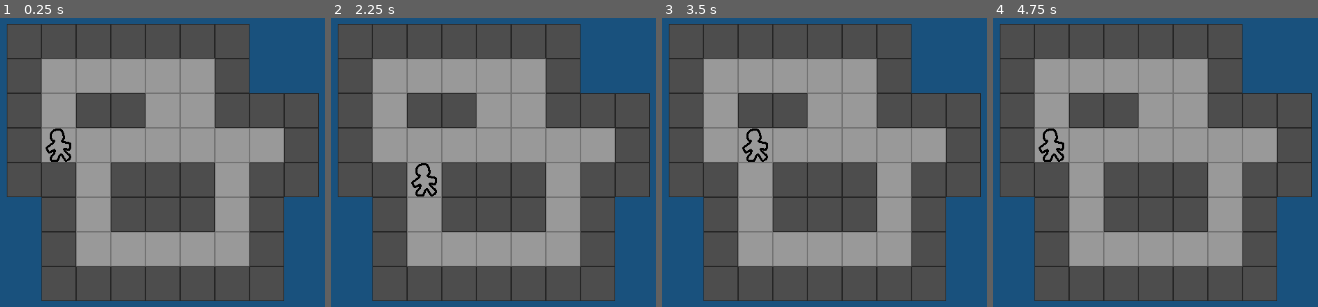
Above: before the commit, frames 1-4 (left to right).
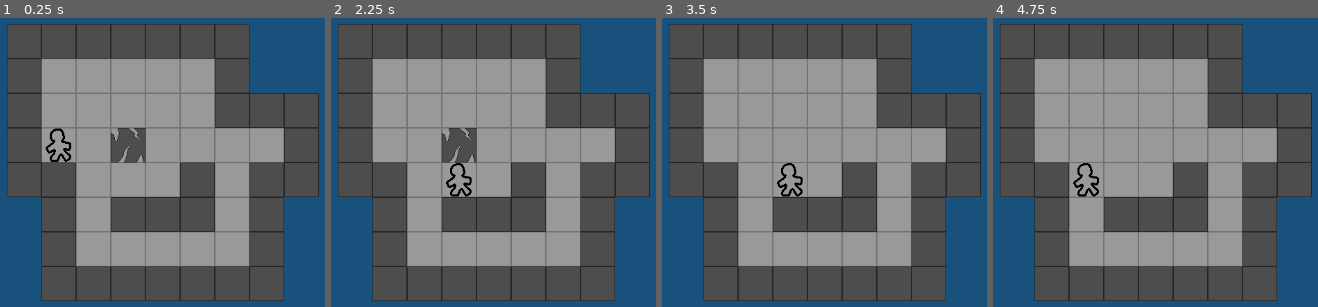
Above: after the commit, the same moments.

Repository: dyllandry/Dwarf-Spelunking
Game: Godot game, scene res://test.tscn
Same seed, same stepped clock (60 frames per second), same inputs: the game is played once before the commit and once after it.
Inputs:
- Up to frame 1 (0.25 s): no input
- Up to frame 2 (2.25 s): tap Enter at 0.5, 2 s; hold D (move_right) 0.53-1.28 s; tap Space at 1.25 s; hold S (move_down) 1.28-2.03 s; hold D (move_right) from 2.03 s (still down)
- Up to frame 3 (3.5 s): tap Space at 2.75 s; release D (move_right) at 2.78 s; hold W (move_up) from 2.78 s (still down)
- Up to frame 4 (4.75 s): tap Enter at 3.5 s; release W (move_up) at 3.53 s; hold Left (move_left) from 3.53 s (still down); tap Space at 4.25 s

The runs differ from the first frame. In frame 1, 6.2% of the frame differs, in the area x 23-56%, y 25-62%; in frame 2, 6.5%; in frame 3, 5.5%; in frame 4, 5.9%.

Commit message:
destroyable cracked walls

Diff:
--- /dev/null
+++ b/cracked_wall.gd
@@ -0,0 +1,5 @@
+extends Node2D
+
+
+func _on_static_body_2d_interacted():
+	queue_free()
--- /dev/null
+++ b/cracked_wall.tscn
@@ -0,0 +1,25 @@
+[gd_scene load_steps=5 format=3 uid="uid://bbsebv58hlct2"]
+
+[ext_resource type="Script" path="res://cracked_wall.gd" id="1_a662h"]
+[ext_resource type="Texture2D" uid="uid://chdyeq6i6clt7" path="res://assets/cracked_wall.png" id="1_g32r4"]
+[ext_resource type="Script" path="res://interactable.gd" id="2_fkghr"]
+
+[sub_resource type="RectangleShape2D" id="RectangleShape2D_v7rjn"]
+size = Vector2(50, 50)
+
+[node name="CrackedWall" type="Node2D"]
+script = ExtResource("1_a662h")
+metadata/_edit_group_ = true
+
+[node name="Sprite2D" type="Sprite2D" parent="."]
+texture = ExtResource("1_g32r4")
+
+[node name="StaticBody2D" type="StaticBody2D" parent="."]
+collision_layer = 3
+collision_mask = 0
+script = ExtResource("2_fkghr")
+
+[node name="CollisionShape2D" type="CollisionShape2D" parent="StaticBody2D"]
+shape = SubResource("RectangleShape2D_v7rjn")
+
+[connection signal="interacted" from="StaticBody2D" to="." method="_on_static_body_2d_interacted"]
--- /dev/null
+++ b/interactable.gd
@@ -0,0 +1,6 @@
+extends Node2D
+
+signal interacted
+
+func interact():
+	emit_signal("interacted")
--- a/player.gd
+++ b/player.gd
@@ -1,13 +1,16 @@
 extends Node2D
-
-@export var debug = false
 
 var move_distance = 50 # Move distance in pixels
 
-var wall_collision_left = false
+var wall_collision_left  = false
 var wall_collision_right = false
-var wall_collision_up = false
-var wall_collision_down = false
+var wall_collision_up    = false
+var wall_collision_down  = false
+
+var interactable_left  = null
+var interactable_right = null
+var interactable_up    = null
+var interactable_down  = null
 
 # Called when the node enters the scene tree for the first time.
 func _ready():
@@ -17,48 +20,94 @@
 # Called every frame. 'delta' is the elapsed time since the previous frame.
 func _process(_delta):
 	var direction = Vector2.ZERO
-	if Input.is_action_just_pressed("move_left") && !wall_collision_left:
+	if Input.is_action_just_pressed("move_left")  && !wall_collision_left:
 		direction.x = -1
 	if Input.is_action_just_pressed("move_right") && !wall_collision_right:
 		direction.x = 1
-	if Input.is_action_just_pressed("move_up") && !wall_collision_up:
+	if Input.is_action_just_pressed("move_up")    && !wall_collision_up:
 		direction.y = -1
-	if Input.is_action_just_pressed("move_down") && !wall_collision_down:
+	if Input.is_action_just_pressed("move_down")  && !wall_collision_down:
 		direction.y = 1
 
 	position += direction * move_distance
 
+	if Input.is_action_just_pressed("move_left")  && facing_interactable('left'):
+		interactable_left.interact()
+	if Input.is_action_just_pressed("move_right") && facing_interactable('right'):
+		interactable_right.interact()
+	if Input.is_action_just_pressed("move_up")    && facing_interactable('up'):
+		interactable_up.interact()
+	if Input.is_action_just_pressed("move_down")  && facing_interactable('down'):
+		interactable_down.interact()
+
+
 func _physics_process(_delta):
 	check_wall_collisions()
+	check_interactable()
+
 
 func check_wall_collisions():
-	var space_state = get_world_2d().direct_space_state
 	var wall_collision_mask = 0b00000000_00000000_00000000_00000001
 
-	var left_target_position  = global_position + (Vector2.LEFT * move_distance)
-	var right_target_position = global_position + (Vector2.RIGHT * move_distance)
-	var up_target_position    = global_position + (Vector2.UP * move_distance)
-	var down_target_position  = global_position + (Vector2.DOWN * move_distance)
-
-	var left_query  = PhysicsRayQueryParameters2D.create(global_position, left_target_position,  wall_collision_mask, [self])
-	var right_query = PhysicsRayQueryParameters2D.create(global_position, right_target_position, wall_collision_mask, [self])
-	var up_query    = PhysicsRayQueryParameters2D.create(global_position, up_target_position,    wall_collision_mask, [self])
-	var down_query  = PhysicsRayQueryParameters2D.create(global_position, down_target_position,  wall_collision_mask, [self])
-
-	var left_result  = space_state.intersect_ray(left_query)
-	var right_result = space_state.intersect_ray(right_query)
-	var up_result    = space_state.intersect_ray(up_query)
-	var down_result  = space_state.intersect_ray(down_query)
+	var left_result  = ray('left',  wall_collision_mask)
+	var right_result = ray('right', wall_collision_mask)
+	var up_result    = ray('up',    wall_collision_mask)
+	var down_result  = ray('down',  wall_collision_mask)
 
 	wall_collision_left  = left_result.has("collider")
 	wall_collision_right = right_result.has("collider")
 	wall_collision_up    = up_result.has("collider")
 	wall_collision_down  = down_result.has("collider")
 
-	if (debug):
-		print(
-			"left: " + str(wall_collision_left)
-			+ ", right: " + str(wall_collision_right)
-			+ ", up: " + str(wall_collision_up)
-			+ ", down: " + str(wall_collision_down)
-		)
+
+func facing_interactable(direction):
+	if (direction == 'left'  && interactable_left != null  && interactable_left.has_method('interact')):
+		return true
+	if (direction == 'right' && interactable_right != null && interactable_right.has_method('interact')):
+		return true
+	if (direction == 'up'    && interactable_up != null    && interactable_up.has_method('interact')):
+		return true
+	if (direction == 'down'  && interactable_down != null  && interactable_down.has_method('interact')):
+		return true
+
+
+func check_interactable():
+	interactable_left  = null
+	interactable_right = null
+	interactable_up    = null
+	interactable_down  = null
+
+	var interactable_collision_mask = 0b00000000_00000000_00000000_00000010
+	var left_result  = ray('left',  interactable_collision_mask)
+	var right_result = ray('right', interactable_collision_mask)
+	var up_result    = ray('up',    interactable_collision_mask)
+	var down_result  = ray('down',  interactable_collision_mask)
+
+	if (left_result.has("collider")):
+		interactable_left = left_result.collider
+	if (right_result.has("collider")):
+		interactable_right = right_result.collider
+	if (up_result.has("collider")):
+		interactable_up = up_result.collider
+	if (down_result.has("collider")):
+		interactable_down = down_result.collider
+
+
+func ray(direction, mask):
+	var space_state = get_world_2d().direct_space_state
+
+	var target_position = global_position
+	if (direction == 'left'):
+		target_position += Vector2.LEFT * move_distance
+	if (direction == 'right'):
+		target_position += Vector2.RIGHT * move_distance
+	if (direction == 'up'):
+		target_position += Vector2.UP * move_distance
+	if (direction == 'down'):
+		target_position += Vector2.DOWN * move_distance
+
+	var query = PhysicsRayQueryParameters2D.create(global_position, target_position, mask, [self])
+
+	var result = space_state.intersect_ray(query)
+
+	return result
--- a/project.godot
+++ b/project.godot
@@ -45,3 +45,4 @@
 [layer_names]
 
 2d_physics/layer_1="wall"
+2d_physics/layer_2="interactable"
--- a/test.tscn
+++ b/test.tscn
@@ -1,8 +1,9 @@
-[gd_scene load_steps=4 format=3 uid="uid://bjnesophnnc77"]
+[gd_scene load_steps=5 format=3 uid="uid://bjnesophnnc77"]
 
 [ext_resource type="PackedScene" uid="uid://ihtc1an0efy8" path="res://player.tscn" id="1_76lpv"]
 [ext_resource type="PackedScene" uid="uid://cmv0do80i5bui" path="res://floor.tscn" id="1_kady7"]
 [ext_resource type="PackedScene" uid="uid://dts2hsm3oigl2" path="res://wall.tscn" id="2_3sctt"]
+[ext_resource type="PackedScene" uid="uid://bbsebv58hlct2" path="res://cracked_wall.tscn" id="3_ii2co"]
 
 [node name="Test" type="Node"]
 
@@ -65,6 +66,18 @@
 [node name="Floor11" parent="Floor" instance=ExtResource("1_kady7")]
 position = Vector2(625, 275)
 
+[node name="Floor25" parent="Floor" instance=ExtResource("1_kady7")]
+position = Vector2(475, 275)
+
+[node name="Floor26" parent="Floor" instance=ExtResource("1_kady7")]
+position = Vector2(525, 275)
+
+[node name="Floor27" parent="Floor" instance=ExtResource("1_kady7")]
+position = Vector2(525, 375)
+
+[node name="Floor28" parent="Floor" instance=ExtResource("1_kady7")]
+position = Vector2(575, 375)
+
 [node name="Floor5" parent="Floor" instance=ExtResource("1_kady7")]
 position = Vector2(625, 325)
 
@@ -100,9 +113,6 @@
 [node name="Wall3" parent="Walls" instance=ExtResource("2_3sctt")]
 position = Vector2(375, 225)
 
-[node name="Wall4" parent="Walls" instance=ExtResource("2_3sctt")]
-position = Vector2(475, 275)
-
 [node name="Wall5" parent="Walls" instance=ExtResource("2_3sctt")]
 position = Vector2(375, 375)
 
@@ -151,9 +161,6 @@
 [node name="Wall30" parent="Walls" instance=ExtResource("2_3sctt")]
 position = Vector2(625, 425)
 
-[node name="Wall8" parent="Walls" instance=ExtResource("2_3sctt")]
-position = Vector2(525, 275)
-
 [node name="Wall21" parent="Walls" instance=ExtResource("2_3sctt")]
 position = Vector2(525, 175)
 
@@ -199,11 +206,8 @@
 [node name="Wall18" parent="Walls" instance=ExtResource("2_3sctt")]
 position = Vector2(625, 375)
 
-[node name="Wall19" parent="Walls" instance=ExtResource("2_3sctt")]
-position = Vector2(575, 375)
-
-[node name="Wall20" parent="Walls" instance=ExtResource("2_3sctt")]
-position = Vector2(525, 375)
+[node name="CrackedWall" parent="Walls" instance=ExtResource("3_ii2co")]
+position = Vector2(525, 325)
 
 [node name="Player" parent="." instance=ExtResource("1_76lpv")]
 position = Vector2(425, 325)
Binary file added: assets/cracked_wall.png
Not shown, added: assets/cracked_wall.png.import
Binary file added: assets/src/cracked_wall.aseprite
Binary file changed: assets/src/palette.ase
